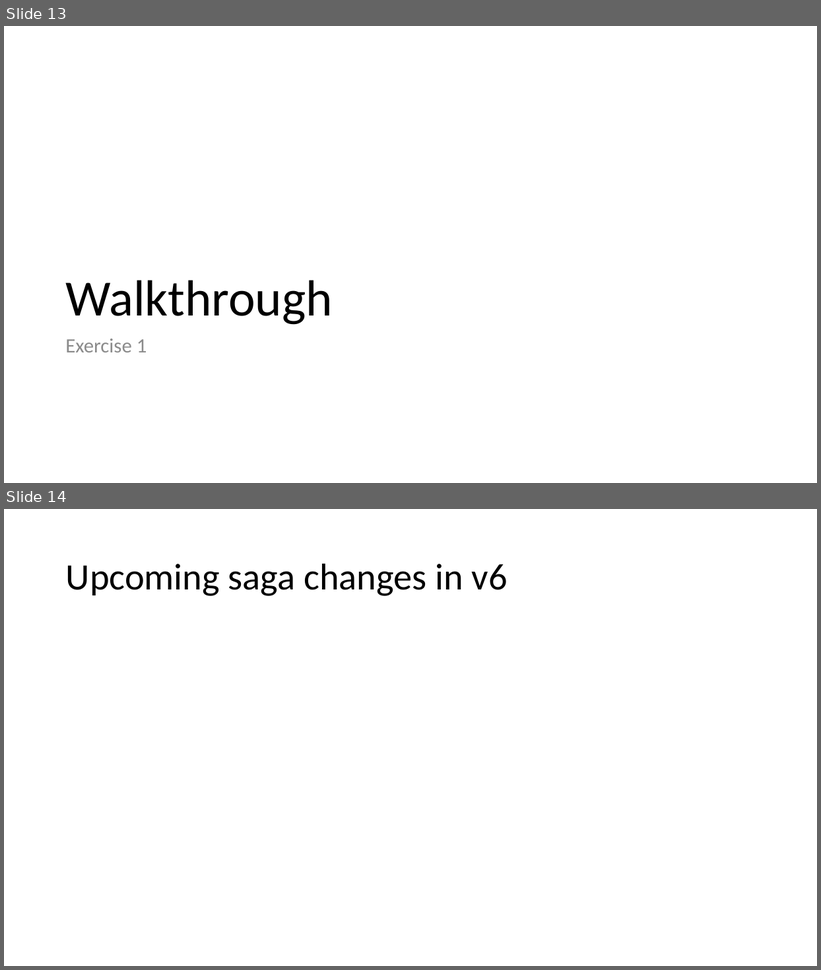
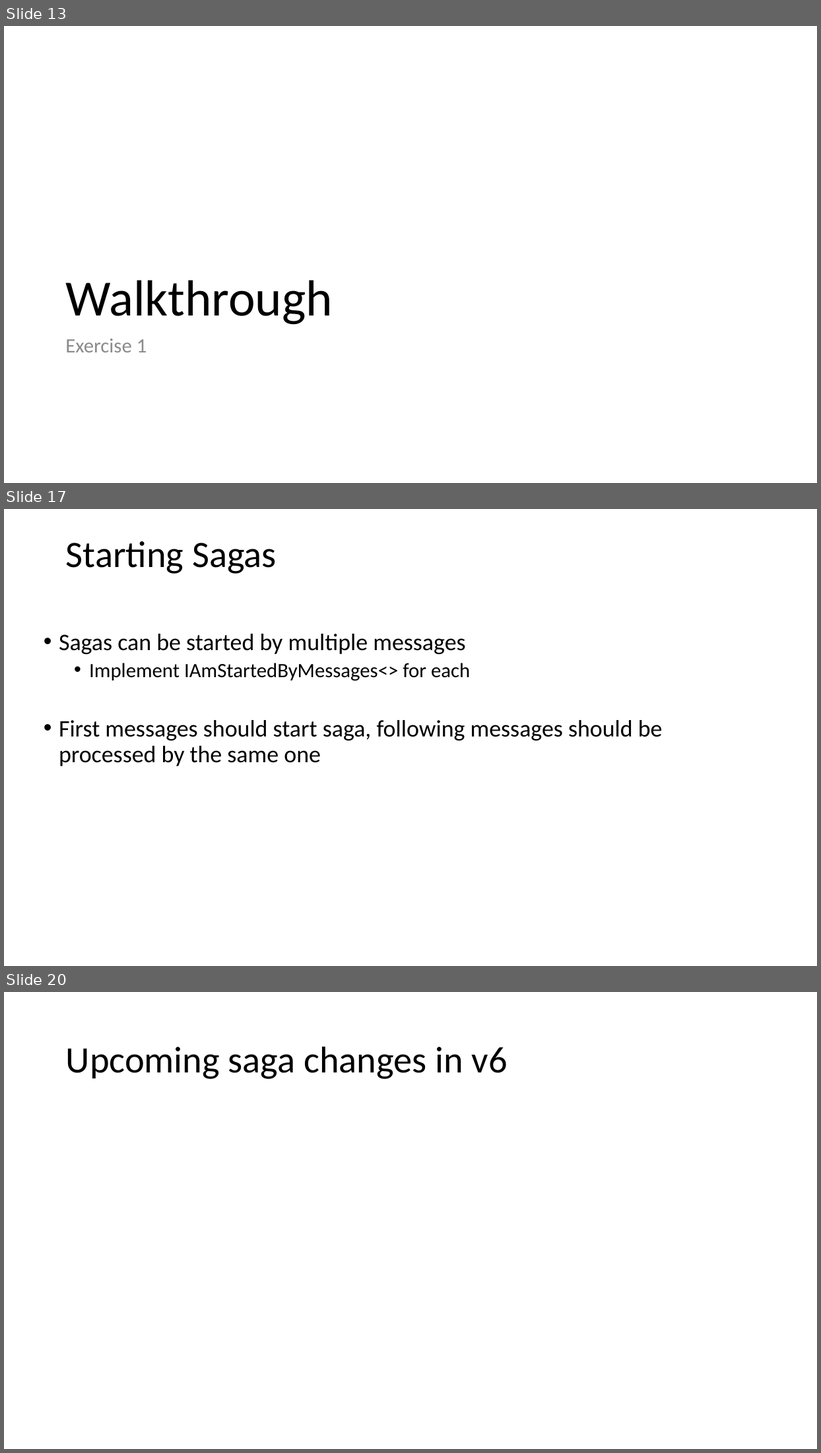
Before and after one commit to Particular/SagaMasterClass, a slide deck: SagaMasterClass.pptx. Shown one above the other, each under a label of ours: slides 13 and 14 before the commit, slides 13, 17 and 20 after it; the slides between them are not shown. The pictures are 821x970 and 821x1453 pixels, drawn with LibreOffice and Linux fonts; fonts in the diff are those of the drawing. Boxes give left, top, right and bottom in pixels: in the first picture for what was removed or moved away, otherwise in the second. Text is boxed around its words. In the diff, an @@ line names an element or a change of style, - is before the commit and + after.

```diff
--- a/SagaMasterClass.pptx
+++ b/SagaMasterClass.pptx
@@ slide 17 added at bbox=[4, 509, 817, 966], background #FFFFFF @@
@@ title added at bbox=[66, 541, 277, 574], 44 pt, text #000000 @@
+Starting Sagas
@@ text added at bbox=[59, 634, 663, 766], 28 pt, text #000000 @@
+• Sagas can be started by multiple messages
+  • Implement IAmStartedByMessages<> for each
+• First messages should start saga, following messages should be processed by the same one
@@ what was slide 14 is now slide 20 @@
```
Also in this commit, not shown: 5 other slides added, 9 other files.
